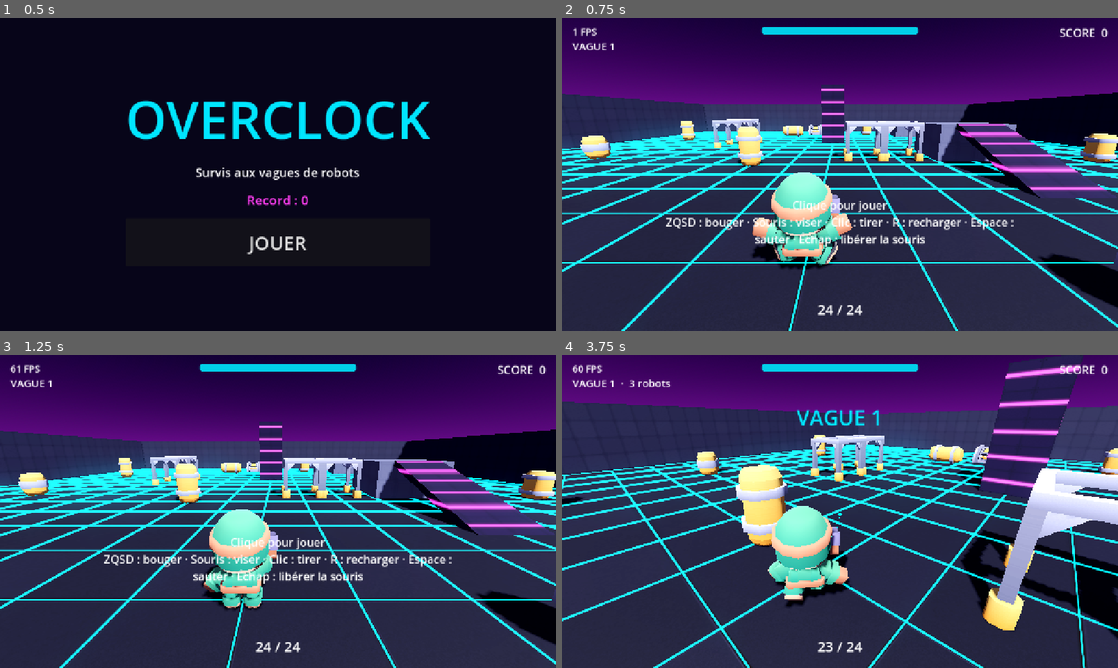
Above: before the commit, frames 1-4 (two rows, left to right).
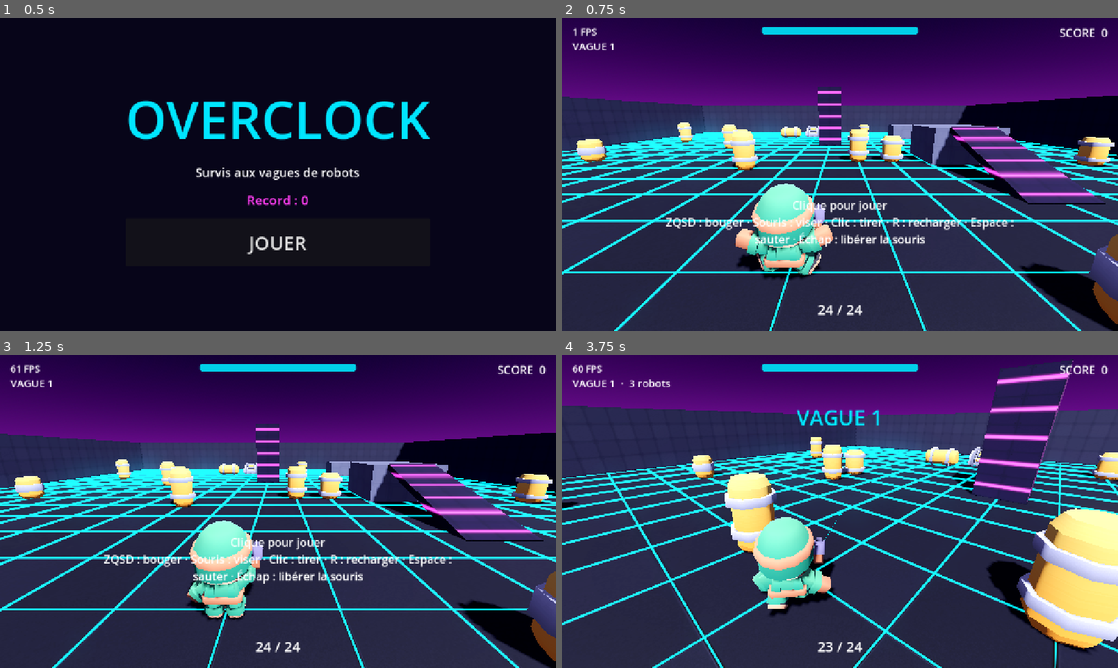
Above: after the commit, the same moments.

Repository: mariusortiz/overclock
Game: Godot game, scene res://scenes/menu.tscn
The game is run twice, just before and just after one commit, with the same random seed, the same clock (stepped at 60 frames per second) and the same inputs.
Inputs (mouse positions are in pixels of both pictures, inside the frame that each line leads up to):
- Up to frame 1 (0.5 s): no input
- Up to frame 2 (0.75 s): click "JOUER" at 0.5 s
- Up to frame 3 (1.25 s): no input
- Up to frame 4 (3.75 s): tap Enter at 1.25 s; move the mouse to (962, 495) at 1.27 s; hold D (move_right) 1.28-2.03 s; click (962, 495) at 1.42 s; tap Space (jump) at 1.52, 2.27 s; move the mouse to (812, 511) at 2.02 s; hold W (move_forward) from 2.03 s (still down); move the mouse to (851, 505) at 2.77 s; move the mouse to (834, 517) at 3.52 s; click (834, 517) at 3.67 s

Frame 1 is identical in both runs. In frame 2, 26% of the frame differs, in the area x 0-100%, y 21-100%; in frame 3, 26%; in frame 4, 34%, in the area x 0-100%, y 0-100%.

Commit message:
Replace open-frame barriers with solid containers, shift the camera
The barrier model is an open frame, so its box collision acted as an
invisible wall. The camera sits a bit higher and further right so the
character hides less of the view.

Co-Authored-By: Claude Fable 5.2 <noreply@anthropic.com>
Claude-Session: https://claude.ai/code/session_01TMrhLU8C9hMQ3DU14F1G1z

Diff:
--- a/scenes/arena.tscn
+++ b/scenes/arena.tscn
@@ -12,7 +12,6 @@
 [ext_resource type="PackedScene" path="res://assets/models/station/container-flat.glb" id="prop_container_flat"]
 [ext_resource type="PackedScene" path="res://assets/models/station/container-tall.glb" id="prop_container_tall"]
 [ext_resource type="PackedScene" path="res://assets/models/station/container-wide.glb" id="prop_container_wide"]
-[ext_resource type="PackedScene" path="res://assets/models/station/structure-barrier.glb" id="prop_structure_barrier"]
 [ext_resource type="PackedScene" path="res://assets/models/station/table-display.glb" id="prop_table_display"]
 
 [sub_resource type="BoxShape3D" id="shape_computer_system"]
@@ -29,9 +28,6 @@
 
 [sub_resource type="BoxShape3D" id="shape_container_wide"]
 size = Vector3(1.260, 1.470, 1.260)
-
-[sub_resource type="BoxShape3D" id="shape_structure_barrier"]
-size = Vector3(2.100, 1.890, 2.100)
 
 [sub_resource type="BoxShape3D" id="shape_table_display"]
 size = Vector3(2.607, 0.945, 1.713)
@@ -187,42 +183,42 @@
 [node name="Prop4" type="StaticBody3D" parent="Props"]
 transform = Transform3D(1, 0, 0, 0, 1, 0, -0, 0, 1, 2, -0, 2)
 
-[node name="Model" parent="Props/Prop4" instance=ExtResource("prop_structure_barrier")]
+[node name="Model" parent="Props/Prop4" instance=ExtResource("prop_container_tall")]
 transform = Transform3D(2.1, 0, 0, 0, 2.1, 0, 0, 0, 2.1, 0, 0, 0)
 
 [node name="CollisionShape3D" type="CollisionShape3D" parent="Props/Prop4"]
-transform = Transform3D(1, 0, 0, 0, 1, 0, 0, 0, 1, -1.05, 0.945, 1.05)
-shape = SubResource("shape_structure_barrier")
+transform = Transform3D(1, 0, 0, 0, 1, 0, 0, 0, 1, -0.21, 0.945, 0.21)
+shape = SubResource("shape_container_tall")
 
 [node name="Prop5" type="StaticBody3D" parent="Props"]
-transform = Transform3D(1, 0, 0, 0, 1, 0, -0, 0, 1, 4.1, -0, 2)
-
-[node name="Model" parent="Props/Prop5" instance=ExtResource("prop_structure_barrier")]
+transform = Transform3D(1, 0, 0, 0, 1, 0, -0, 0, 1, 4, -0, 2)
+
+[node name="Model" parent="Props/Prop5" instance=ExtResource("prop_container_wide")]
 transform = Transform3D(2.1, 0, 0, 0, 2.1, 0, 0, 0, 2.1, 0, 0, 0)
 
 [node name="CollisionShape3D" type="CollisionShape3D" parent="Props/Prop5"]
-transform = Transform3D(1, 0, 0, 0, 1, 0, 0, 0, 1, -1.05, 0.945, 1.05)
-shape = SubResource("shape_structure_barrier")
+transform = Transform3D(1, 0, 0, 0, 1, 0, 0, 0, 1, 0, 0.735, 0)
+shape = SubResource("shape_container_wide")
 
 [node name="Prop6" type="StaticBody3D" parent="Props"]
-transform = Transform3D(6.123e-17, 0, 1, 0, 1, 0, -1, 0, 6.123e-17, -8, -0, -3)
-
-[node name="Model" parent="Props/Prop6" instance=ExtResource("prop_structure_barrier")]
+transform = Transform3D(1, 0, 0, 0, 1, 0, -0, 0, 1, -8, -0, -3)
+
+[node name="Model" parent="Props/Prop6" instance=ExtResource("prop_container_tall")]
 transform = Transform3D(2.1, 0, 0, 0, 2.1, 0, 0, 0, 2.1, 0, 0, 0)
 
 [node name="CollisionShape3D" type="CollisionShape3D" parent="Props/Prop6"]
-transform = Transform3D(1, 0, 0, 0, 1, 0, 0, 0, 1, -1.05, 0.945, 1.05)
-shape = SubResource("shape_structure_barrier")
+transform = Transform3D(1, 0, 0, 0, 1, 0, 0, 0, 1, -0.21, 0.945, 0.21)
+shape = SubResource("shape_container_tall")
 
 [node name="Prop7" type="StaticBody3D" parent="Props"]
-transform = Transform3D(6.123e-17, 0, 1, 0, 1, 0, -1, 0, 6.123e-17, -8, -0, -5.1)
-
-[node name="Model" parent="Props/Prop7" instance=ExtResource("prop_structure_barrier")]
+transform = Transform3D(1, 0, 0, 0, 1, 0, -0, 0, 1, -8, -0, -5)
+
+[node name="Model" parent="Props/Prop7" instance=ExtResource("prop_container_wide")]
 transform = Transform3D(2.1, 0, 0, 0, 2.1, 0, 0, 0, 2.1, 0, 0, 0)
 
 [node name="CollisionShape3D" type="CollisionShape3D" parent="Props/Prop7"]
-transform = Transform3D(1, 0, 0, 0, 1, 0, 0, 0, 1, -1.05, 0.945, 1.05)
-shape = SubResource("shape_structure_barrier")
+transform = Transform3D(1, 0, 0, 0, 1, 0, 0, 0, 1, 0, 0.735, 0)
+shape = SubResource("shape_container_wide")
 
 [node name="Prop8" type="StaticBody3D" parent="Props"]
 transform = Transform3D(6.123e-17, 0, 1, 0, 1, 0, -1, 0, 6.123e-17, -5, -2.217e-14, -12)
--- a/scenes/player.tscn
+++ b/scenes/player.tscn
@@ -38,7 +38,7 @@
 script = ExtResource("7_character")
 
 [node name="CameraPivot" type="Node3D" parent="."]
-transform = Transform3D(1, 0, 0, 0, 1, 0, 0, 0, 1, 0.6, 1.6, 0)
+transform = Transform3D(1, 0, 0, 0, 1, 0, 0, 0, 1, 0.9, 1.8, 0)
 
 [node name="SpringArm3D" type="SpringArm3D" parent="CameraPivot"]
 spring_length = 3.5
Binary file removed: assets/models/station/structure-barrier.glb
